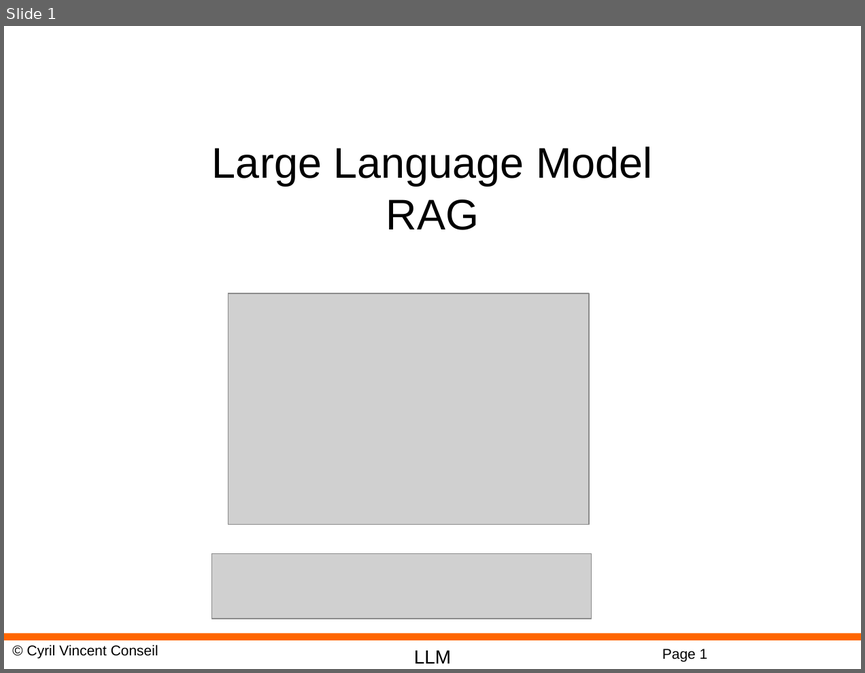
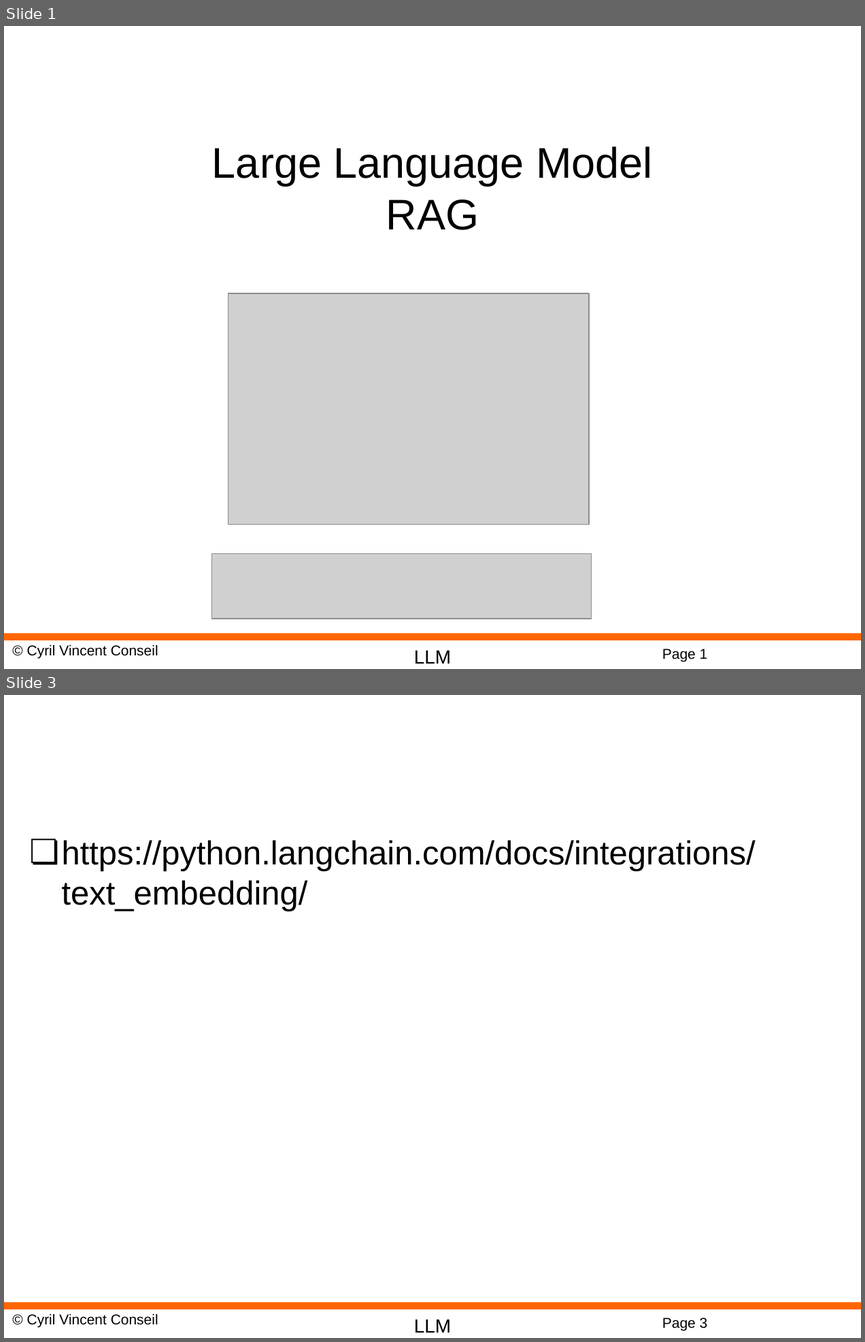
Before and after one commit to cyrilvincent/rag, a slide deck: ppt/RAG08-LangChain-Embedding-TODO.pptx. Shown one above the other, each under a label of ours: slide 1 before the commit, slides 1 and 3 after it; the slides between them are not shown. The pictures are 865x673 and 865x1342 pixels, drawn with LibreOffice and Linux fonts; fonts in the diff are those of the drawing; grey boxes stand for pictures; background and template pictures are left out. Boxes give left, top, right and bottom in pixels: in the first picture for what was removed or moved away, otherwise in the second. Text is boxed around its words. In the diff, an @@ line names an element or a change of style, - is before the commit and + after.

```diff
--- a/ppt/RAG08-LangChain-Embedding-TODO.pptx
+++ b/ppt/RAG08-LangChain-Embedding-TODO.pptx
@@ slide 3 added at bbox=[4, 695, 861, 1338], background #FFFFFF; not listed: 4 template elements that a slide beside it also shows @@
@@ text added at bbox=[62, 840, 755, 911], 28 pt, text #000000 @@
+❏ https://python.langchain.com/docs/integrations/text_embedding/
```
Also in this commit, not shown: 1 slide changed, 1 other slide added, 1 slide removed, 41 other files.
